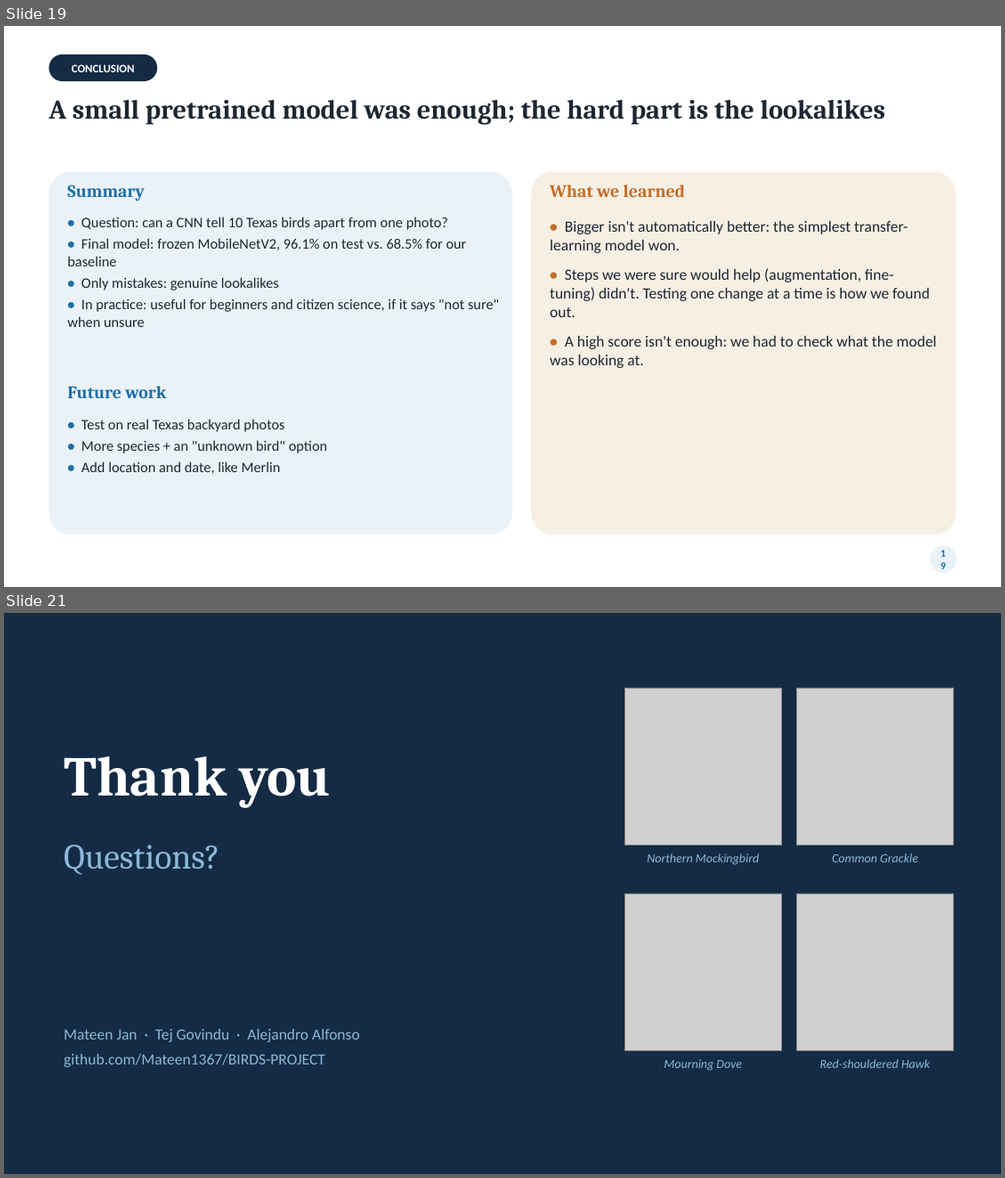
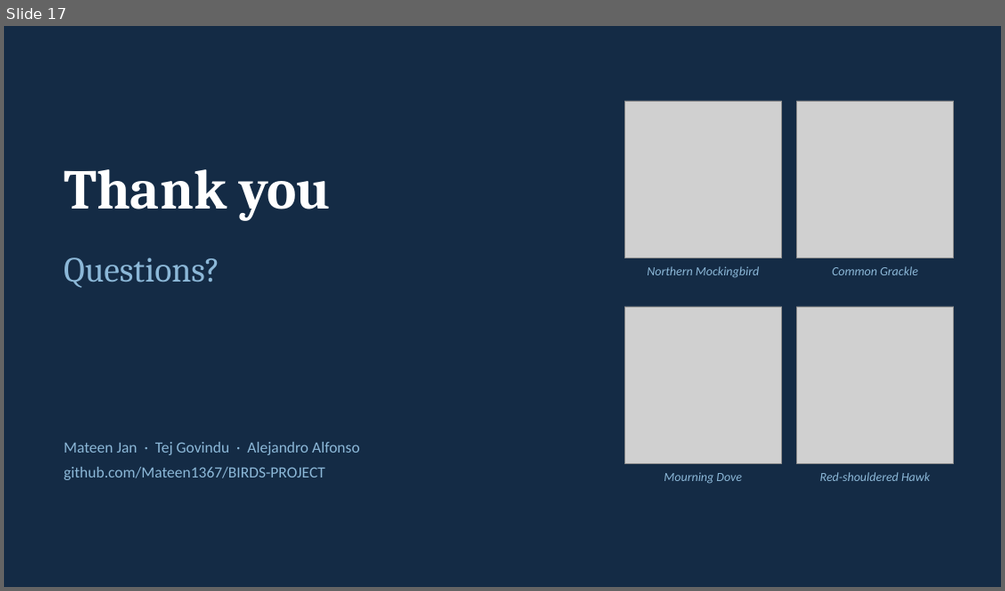
Before and after one commit to Mateen1367/BIRDS-PROJECT, a slide deck: reports/WhichTexasBird_Presentation.pptx. Shown one above the other, each under a label of ours: slides 19 and 21 before the commit, slide 17 after it; the slides between them are not shown. The pictures are 1005x1178 and 1005x591 pixels, drawn with LibreOffice and Linux fonts; fonts in the diff are those of the drawing; grey boxes stand for pictures. Boxes give left, top, right and bottom in pixels: in the first picture for what was removed or moved away, otherwise in the second. Text is boxed around its words. In the diff, an @@ line names an element or a change of style, - is before the commit and + after.

```diff
--- a/reports/WhichTexasBird_Presentation.pptx
+++ b/reports/WhichTexasBird_Presentation.pptx
@@ slide 19 removed at (x1=4, y1=26, x2=1001, y2=587), background #FFFFFF @@
@@ rounded rectangle removed at (x1=48, y1=54, x2=157, y2=81) @@
-CONCLUSION
@@ text removed at (x1=48, y1=100, x2=886, y2=124) @@
-A small pretrained model was enough; the hard part is the lookalikes
@@ rounded rectangle removed at (x1=48, y1=172, x2=512, y2=534) @@
@@ text removed at (x1=67, y1=184, x2=145, y2=201) @@
-Summary
@@ rounded rectangle removed at (x1=531, y1=172, x2=956, y2=534) @@
@@ text removed at (x1=550, y1=184, x2=685, y2=197) @@
-What we learned
@@ text removed at (x1=67, y1=216, x2=499, y2=327) @@
-• Question: can a CNN tell 10 Texas birds apart from one photo?
-• Final model: frozen MobileNetV2, 96.1% on test vs. 68.5% for our baseline
-• Only mistakes: genuine lookalikes
-• In practice: useful for beginners and citizen science, if it says "not sure" when unsure
@@ text removed at (x1=550, y1=221, x2=937, y2=368) @@
-• Bigger isn't automatically better: the simplest transfer-learning model won.
-• Steps we were sure would help (augmentation, fine-tuning) didn't. Testing one change at a time is how we found out.
-• A high score isn't enough: we had to check what the model was looking at.
@@ text removed at (x1=67, y1=386, x2=166, y2=398) @@
-Future work
@@ text removed at (x1=81, y1=418, x2=327, y2=474) @@
-• Test on real Texas backyard photos
-• More species + an "unknown bird" option
-• Add location and date, like Merlin
@@ ellipse removed at (x1=930, y1=546, x2=956, y2=572) @@
-19
@@ what was slide 21 is now slide 17 @@
```
Also in this commit, not shown: 4 slides changed, 14 slides added, 17 other slides removed, 16 other files.
